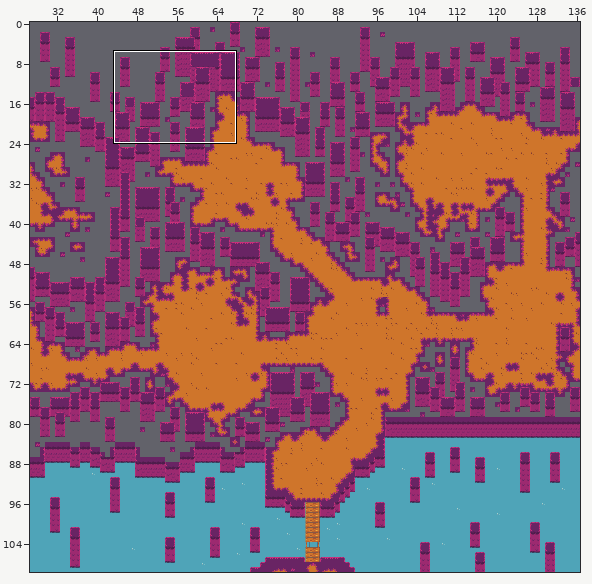
Tiled map: Concept/tiles/map.tmx. The picture above shows the old version from afar; the outline marks the close-up.
Close-up. The starting point:
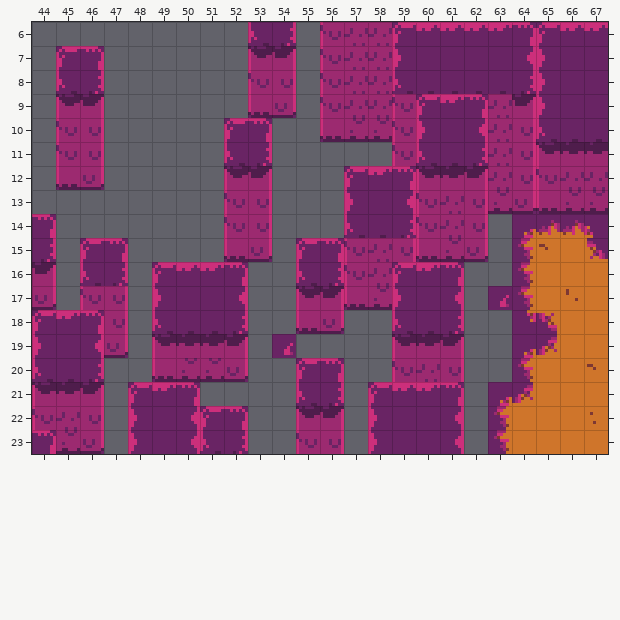
Cells are 8x8 px. Shown: x 44..67, y 6..23. The commit also changed other parts of the map, which this record leaves out.
After:
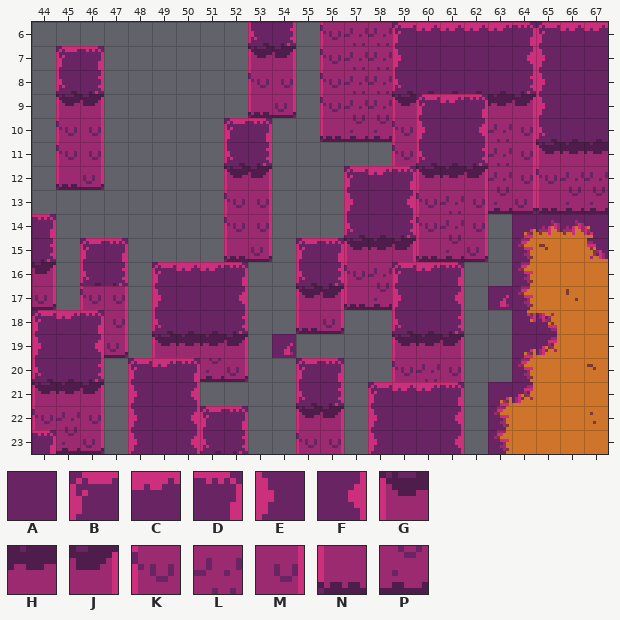
Key: from "tileset": A 5, B 6, C 7, D 8, E 15, F 17, G 33, H 34, J 35, K 42, L 43, M 44, N 51, P 52.
_ is an empty cell.
The edit:
Layer "Tile Layer 1":
y 9: x 59 K -> G; x 63 L -> H
y 15: x 57..59 KLM -> GHJ
y 20: x 48..50 _NP -> BCD
y 21: x 48..50 BCD -> EAF
Pixel boxes of the changes (left, top, right, bottom) in both close-ups:
changed: (392, 94, 416, 112)
changed: (488, 94, 512, 118)
changed: (344, 238, 416, 262)
changed: (128, 358, 200, 406)
